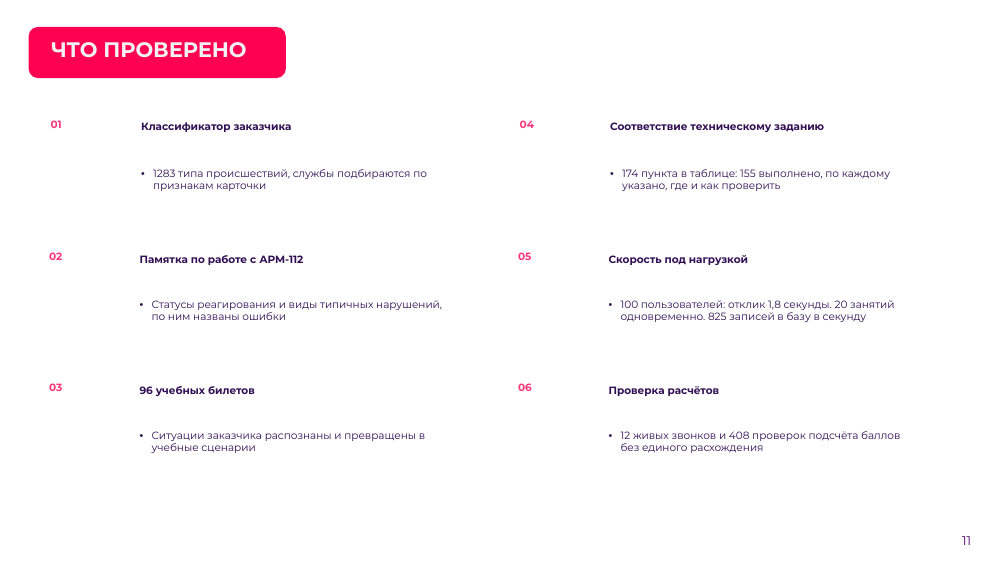
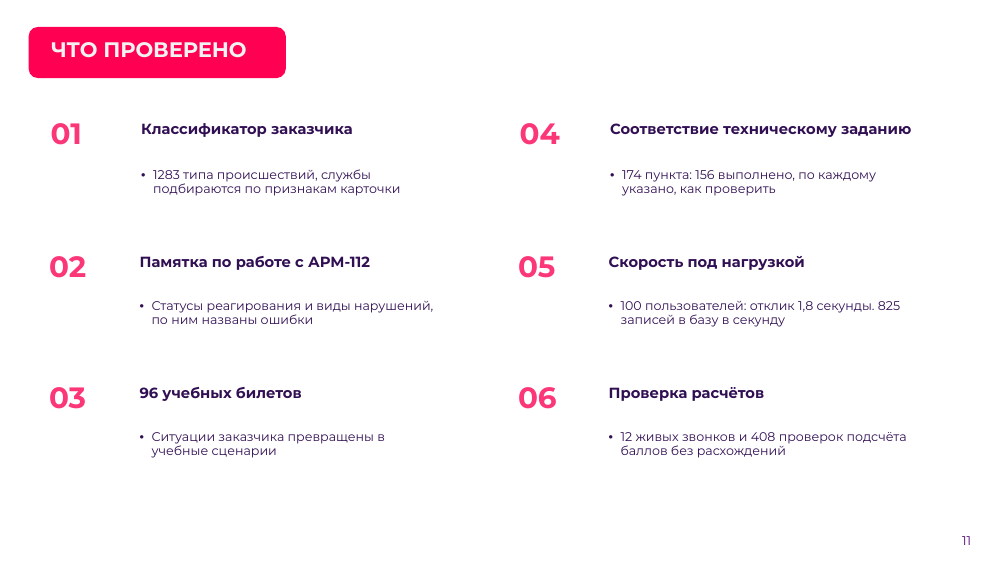
Before and after one commit to Vadik145-beep/lct-112-simulator, a slide deck: slide 11 of docs/presentation/ЛЦТ2026_Ультратех_задача9.pptx. Drawn at 1008x567 pixels with LibreOffice and Linux fonts; fonts in the diff are those of the drawing; background and template pictures are left out. Boxes give left, top, right and bottom in pixels: in the first picture for what was removed or moved away, otherwise in the second. Text is boxed around its words. In the diff, an @@ line names an element or a change of style, - is before the commit and + after.

```diff
--- a/docs/presentation/ЛЦТ2026_Ультратех_задача9.pptx
+++ b/docs/presentation/ЛЦТ2026_Ультратех_задача9.pptx
@@ text "1283 типа происшествий, службы подбираются ..." at [153,169,400,196]: size 10 to 12 pt; more space between paragraphs @@
@@ text at [622,170,876,196]: text changed; size 10 to 12 pt @@
-• 174 пункта в таблице: 155 выполнено, по каждому указано, где и как проверить
+• 174 пункта: 156 выполнено, по каждому указано, как проверить
@@ text at [152,301,433,324]: text changed; size 10 to 12 pt @@
-• Статусы реагирования и виды типичных нарушений, по ним названы ошибки
+• Статусы реагирования и виды нарушений, по ним названы ошибки
@@ text at [621,301,900,327]: text changed; size 10 to 12 pt @@
-• 100 пользователей: отклик 1,8 секунды. 20 занятий одновременно. 825 записей в базу в секунду
+• 100 пользователей: отклик 1,8 секунды. 825 записей в базу в секунду
@@ size 10 to 28 pt; more space between paragraphs in 6 elements at [51,123,82,145], [49,256,86,278], [49,387,86,409], [520,123,560,145], [518,256,555,278], [518,387,557,409] @@
@@ size 10 to 14 pt; more space between paragraphs in 6 elements at [141,123,353,137], [140,256,370,270], [140,387,302,401], [610,123,911,137], [609,256,805,270], [609,387,765,401] @@
@@ text at [152,432,385,458]: text changed; size 10 to 12 pt @@
-• Ситуации заказчика распознаны и превращены в учебные сценарии
+• Ситуации заказчика превращены в учебные сценарии
@@ text at [621,432,907,458]: text changed; size 10 to 12 pt @@
-• 12 живых звонков и 408 проверок подсчёта баллов без единого расхождения
+• 12 живых звонков и 408 проверок подсчёта баллов без расхождений
```
Also in this commit, not shown: 11 other slides changed, 5 slides added, 1 other file.
